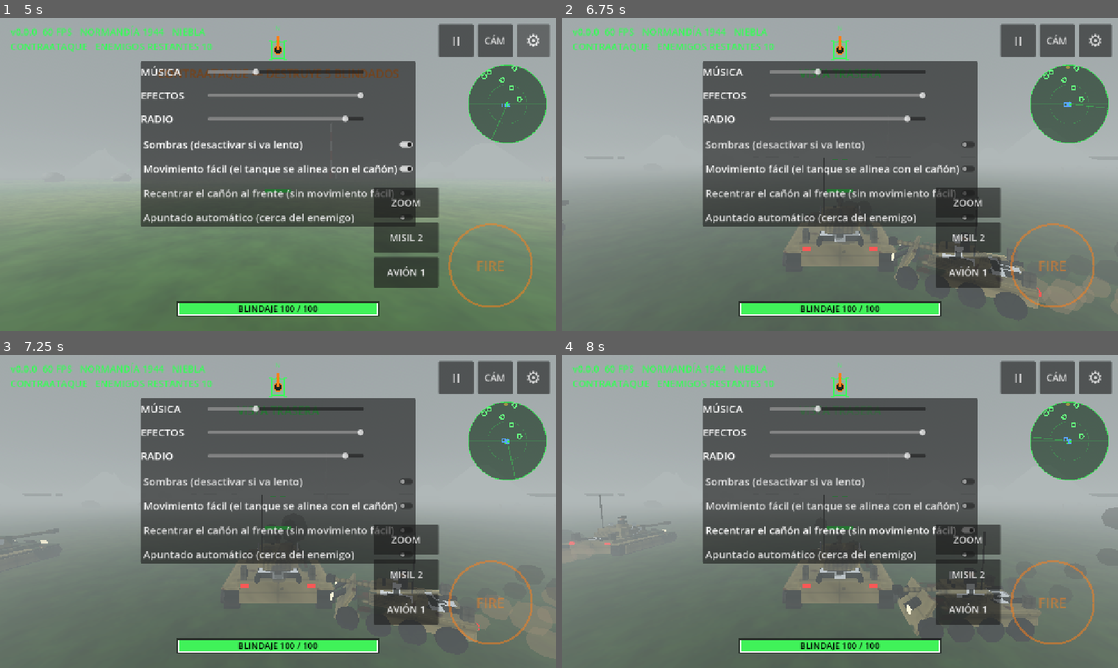
Above: before the commit, frames 1-4 (two rows, left to right).
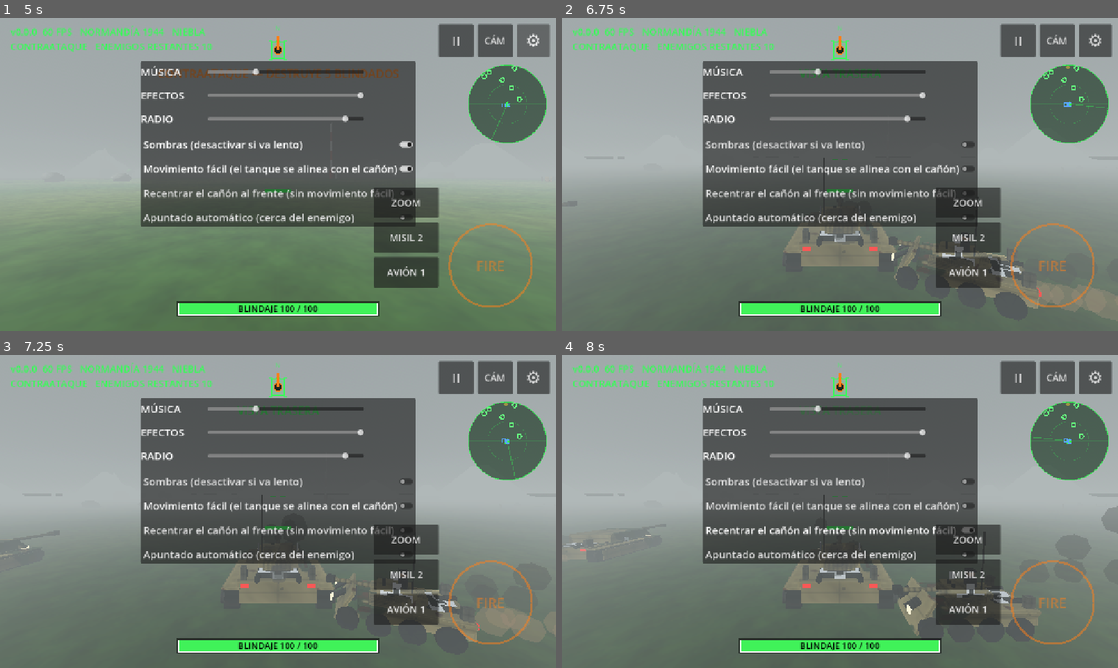
Above: after the commit, the same moments.

Repository: pabloprietorecio-afk/Tank-Ahead
Game: Godot game, scene res://levels/main_menu.tscn
Same seed, same stepped clock (60 frames per second), same inputs: the game is played once before the commit and once after it. Sound files missing from this copy of the repository are replaced by a short silence.
Inputs:
- Up to frame 1 (5 s): click "HISTORIA — campañas con misio…" at 0.5 s; click "ALEMANIA — Wehrmacht" at 1.25 s; click "NORMANDÍA 1944 · tu tanque: P…" at 2 s; click "1. CONTRAATAQUE · NORMANDÍA 1…" at 2.75 s; click "▶ COMENZAR" at 3.5 s; click "⚙" at 4.25 s
- Up to frame 2 (6.75 s): click "CÁM" at 5 s; click "Sombras (desactivar si va len…" at 5.75 s; click "Movimiento fácil (el tanque s…" at 6.5 s
- Up to frame 3 (7.25 s): no input
- Up to frame 4 (8 s): click "Recentrar el cañón al frente …" at 7.25 s

Frame 1 is identical in both runs. In frame 2, 0.2% of the frame differs, in the area x 0-98%, y 58-95%; in frame 3, 0.2%; in frame 4, 0.3%, in the area x 0-100%, y 26-77%.

Commit message:
Voces en español con Kokoro TTS: tripulación y órdenes por radio
- VoiceManager con prioridades, cola y tiempos de repetición; la música baja al hablar
- Bombardeo enemigo y apoyo aéreo anunciados por radio (se elimina la sirena)
- Avisos de radar, enemigo y objetivo destruidos, impactos, blindaje crítico, oleadas,
  misión cumplida/fracasada, banderas, premios, comandante y liberación

Co-Authored-By: Claude Opus 5.5 <noreply@anthropic.com>
Claude-Session: https://claude.ai/code/session_01Fzr3mX8kpwaJpVnrCyTFkb

Diff:
--- a/core/audio/sfx.gd
+++ b/core/audio/sfx.gd
@@ -9,7 +9,6 @@
 const BELL := preload("res://assets/audio/bell.ogg")
 const ENGINE_PLANE := preload("res://assets/audio/plane.ogg")
 const MISSILE := preload("res://assets/audio/missile.ogg")
-const ALARM := preload("res://assets/audio/alarm.ogg")
 const THUNDER := preload("res://assets/audio/thunder.wav")
 
 
--- /dev/null
+++ b/core/audio/voice_manager.gd
@@ -0,0 +1,131 @@
+class_name VoiceManager
+extends Node
+## Voces de la tripulación y de la radio (Kokoro TTS, pregeneradas).
+## API: say(evento, prioridad). Las críticas interrumpen; el resto hace cola.
+## Cada evento tiene un tiempo mínimo entre repeticiones para no saturar.
+## Desacoplado: el juego llama con get_tree().call_group("voice", "say", ...).
+
+enum Priority { LOW, NORMAL, HIGH, CRITICAL }
+
+## Evento → variantes de audio.
+const EVENTS: Dictionary = {
+	"raid": ["raid_1", "raid_2"],
+	"strike": ["strike_1", "strike_2"],
+	"strike_denied": ["strike_denied"],
+	"reinforcements": ["reinforcements"],
+	"mission_start": ["mission_start"],
+	"missile": ["missile"],
+	"radar": ["radar_1", "radar_2"],
+	"kill": ["kill_1", "kill_2", "kill_3"],
+	"objective": ["objective"],
+	"mission_win": ["mission_win"],
+	"mission_fail": ["mission_fail"],
+	"wave_start": ["wave_start"],
+	"wave_clear": ["wave_clear"],
+	"armor_low": ["armor_low"],
+	"hit": ["hit_1", "hit_2"],
+	"locked": ["locked"],
+	"pickup": ["pickup"],
+	"bonus": ["bonus"],
+	"flag_taken": ["flag_taken"],
+	"flag_lost": ["flag_lost"],
+	"flag_capture": ["flag_capture"],
+	"liberation": ["liberation"],
+	"cease_fire": ["cease_fire"],
+	"commander": ["commander"],
+}
+## Segundos mínimos entre dos veces el mismo evento.
+const COOLDOWNS: Dictionary = {
+	"kill": 3.0, "hit": 6.0, "radar": 25.0, "locked": 8.0, "pickup": 4.0, "bonus": 4.0,
+	"reinforcements": 40.0, "armor_low": 20.0, "cease_fire": 4.0, "objective": 2.0,
+}
+const MAX_QUEUE: int = 3
+const RADAR_RANGE: float = 200.0
+
+var player: Tank
+
+var _player: AudioStreamPlayer
+var _current_priority: int = -1
+var _queue: Array = []
+var _last_time: Dictionary = {}
+var _streams: Dictionary = {}
+var _radar_timer: float = 1.0
+var _had_contacts: bool = false
+var _armor_warned: bool = false
+
+
+func _ready() -> void:
+	add_to_group(&"voice")
+	process_mode = Node.PROCESS_MODE_ALWAYS
+	_player = AudioStreamPlayer.new()
+	_player.bus = AudioSetup.VOICE
+	_player.volume_db = 2.0
+	_player.finished.connect(_play_next)
+	add_child(_player)
+	for event in EVENTS:
+		for id in EVENTS[event]:
+			_streams[id] = load("res://assets/voice/%s.ogg" % id)
+	if player != null:
+		player.damaged.connect(_on_player_damaged)
+
+
+func say(event: String, priority: int = Priority.NORMAL) -> void:
+	if not EVENTS.has(event):
+		return
+	var now: float = Time.get_ticks_msec() / 1000.0
+	if now - _last_time.get(event, -999.0) < COOLDOWNS.get(event, 0.0):
+		return
+	_last_time[event] = now
+	var stream: AudioStream = _streams[EVENTS[event].pick_random()]
+	if not _player.playing:
+		_start(stream, priority)
+	elif priority == Priority.CRITICAL and _current_priority < Priority.CRITICAL:
+		_queue.clear()
+		_start(stream, priority)
+	elif priority > Priority.LOW and _queue.size() < MAX_QUEUE:
+		_queue.append([stream, priority])
+		_queue.sort_custom(func(a: Array, b: Array) -> bool: return a[1] > b[1])
+
+
+func _start(stream: AudioStream, priority: int) -> void:
+	_player.stream = stream
+	_current_priority = priority
+	_player.play()
+
+
+func _play_next() -> void:
+	_current_priority = -1
+	if not _queue.is_empty():
+		var next: Array = _queue.pop_front()
+		_start(next[0], next[1])
+
+
+func _process(delta: float) -> void:
+	if player == null or player.is_destroyed or get_tree().paused:
+		return
+	_radar_timer -= delta
+	if _radar_timer > 0.0:
+		return
+	_radar_timer = 1.0
+	# "Tanques en el radar" cuando aparecen enemigos tras un rato sin ninguno.
+	var contacts: bool = false
+	for node in get_tree().get_nodes_in_group(&"tanks"):
+		var tank := node as Tank
+		if tank != null and not tank.is_destroyed and player.is_hostile_to(tank) and tank.global_position.distance_to(player.global_position) <= RADAR_RANGE:
+			contacts = true
+			break
+	if contacts and not _had_contacts:
+		say("radar", Priority.NORMAL)
+	_had_contacts = contacts
+	if player.health.fraction() > 0.5:
+		_armor_warned = false
+
+
+func _on_player_damaged(_amount: float, _source: Node) -> void:
+	if player.health.is_dead:
+		return
+	if player.health.fraction() < 0.3 and not _armor_warned:
+		_armor_warned = true
+		say("armor_low", Priority.HIGH)
+	else:
+		say("hit", Priority.LOW)
--- a/entities/pickups/pickup.gd
+++ b/entities/pickups/pickup.gd
@@ -111,6 +111,7 @@
 			player.add_buff(kind, BUFF_TIME)
 	get_tree().call_group(&"game_mode", &"announce", "PREMIO: %s" % KINDS[kind]["name"], false)
 	Sfx.play_2d(self, Sfx.PICKUP, 0.0)
+	get_tree().call_group(&"voice", &"say", "pickup", VoiceManager.Priority.LOW)
 	queue_free()
 
 
--- a/entities/player/player_input_source.gd
+++ b/entities/player/player_input_source.gd
@@ -100,6 +100,8 @@
 		if angle < best_angle:
 			best_angle = angle
 			best = enemy
+	if best != null:
+		get_tree().call_group(&"voice", &"say", "locked", VoiceManager.Priority.LOW)
 	tank.aim_lock = best
 
 
--- a/entities/props/destructible.gd
+++ b/entities/props/destructible.gd
@@ -64,6 +64,7 @@
 	var by_player: bool = _last_source is Tank and (_last_source as Tank).is_player
 	if prize_points > 0 and by_player:
 		get_tree().call_group(&"game_mode", &"add_score", prize_points)
+		get_tree().call_group(&"voice", &"say", "bonus", VoiceManager.Priority.NORMAL)
 		get_tree().call_group(&"game_mode", &"announce", "%s DESTRUIDO  +%d" % [prize_name, prize_points], false)
 		# Además suelta un premio en el sitio.
 		get_tree().call_group(&"pickup_spawner", &"spawn", Pickup.random_kind(), Vector2(global_position.x, global_position.z) + Vector2(4.0, 4.0))
--- a/levels/arena.gd
+++ b/levels/arena.gd
@@ -44,6 +44,10 @@
 	spawner.is_free_point = _mode.is_free_point
 	add_child(spawner)
 	_build_ui()
+	var voice := VoiceManager.new()
+	voice.name = "VoiceManager"
+	voice.player = _player
+	add_child(voice)
 	var music := AudioSetup.music_player("res://assets/music/battle_theme.ogg")
 	music.volume_db = -6.0
 	add_child(music)
--- a/levels/modes/ctf_mode.gd
+++ b/levels/modes/ctf_mode.gd
@@ -138,8 +138,10 @@
 func _announce_pickup(flag: Flag, tank: Tank) -> void:
 	if tank == player:
 		message.emit("¡TIENES LA BANDERA ENEMIGA! VUELVE A TU BASE", true)
+		get_tree().call_group(&"voice", &"say", "flag_taken", VoiceManager.Priority.HIGH)
 	elif flag.team == PLAYER_TEAM:
 		message.emit("¡EL ENEMIGO TIENE NUESTRA BANDERA!", true)
+		get_tree().call_group(&"voice", &"say", "flag_lost", VoiceManager.Priority.HIGH)
 	else:
 		message.emit("UN ALIADO TIENE LA BANDERA ENEMIGA: ESCÓLTALO", false)
 
@@ -156,6 +158,8 @@
 	if carrier == player:
 		score += 1000
 	var ours: bool = carrier.team == PLAYER_TEAM
+	if ours:
+		get_tree().call_group(&"voice", &"say", "flag_capture", VoiceManager.Priority.HIGH)
 	message.emit("¡CAPTURA %s!  %d — %d" % ["ALIADA" if ours else "ENEMIGA", captures[PLAYER_TEAM], captures[ENEMY_TEAM]], true)
 	if captures[carrier.team] >= CAPTURES_TO_WIN:
 		if ours:
--- a/levels/modes/game_mode.gd
+++ b/levels/modes/game_mode.gd
@@ -79,7 +79,7 @@
 	if player == null or player.is_destroyed:
 		return
 	AirStrike.launch(world, player.global_position, true)
-	Sfx.play_2d(player, Sfx.ALARM, -2.0)
+	get_tree().call_group(&"voice", &"say", "raid", VoiceManager.Priority.CRITICAL)
 	message.emit("¡BOMBARDEO ENEMIGO! SAL DE LA ZONA ROJA", true)
 
 
@@ -89,6 +89,7 @@
 		return false
 	missiles -= 1
 	Missile.fire(player, player.aim_lock)
+	get_tree().call_group(&"voice", &"say", "missile", VoiceManager.Priority.NORMAL)
 	message.emit("MISIL LANZADO — QUEDAN %d" % missiles, false)
 	return true
 
@@ -109,9 +110,11 @@
 		point = hit["position"] if not hit.is_empty() else from - player.muzzle.global_transform.basis.z * 150.0
 	if Vector2(point.x - player.global_position.x, point.z - player.global_position.z).length() < 30.0:
 		message.emit("DEMASIADO CERCA PARA BOMBARDEAR: APUNTA MÁS LEJOS", true)
+		get_tree().call_group(&"voice", &"say", "strike_denied", VoiceManager.Priority.HIGH)
 		return false
 	strikes -= 1
 	AirStrike.launch(world, point, false, player)
+	get_tree().call_group(&"voice", &"say", "strike", VoiceManager.Priority.HIGH)
 	message.emit("BOMBARDEO ALIADO EN CAMINO", false)
 	return true
 
@@ -168,10 +171,13 @@
 	if is_over:
 		return
 	is_over = true
+	get_tree().call_group(&"voice", &"say", "mission_win" if victory else "mission_fail", VoiceManager.Priority.CRITICAL)
 	ended.emit(victory, title, detail)
 
 
 func _on_tank_destroyed(tank: Tank, killer: Node) -> void:
+	if tank.team != PLAYER_TEAM and killer is Tank and (killer as Tank).team == PLAYER_TEAM:
+		get_tree().call_group(&"voice", &"say", "kill", VoiceManager.Priority.NORMAL)
 	if killer == player and tank.team != PLAYER_TEAM:
 		score += tank.stats.score_value
 		message.emit("%s DESTRUIDO  +%d" % [tank.stats.display_name, tank.stats.score_value], false)
--- a/levels/modes/story_mode.gd
+++ b/levels/modes/story_mode.gd
@@ -65,6 +65,7 @@
 func start(player_tank: Tank, world_root: Node3D) -> void:
 	super.start(player_tank, world_root)
 	message.emit("%s — %s" % [mission["title"], _objective_line()], true)
+	get_tree().call_group(&"voice", &"say", "mission_start", VoiceManager.Priority.HIGH)
 	for i in mission.get("allies", 0):
 		var stats: TankStats = roster(PLAYER_TEAM).filter(func(s: TankStats) -> bool: return s.tier <= 2).pick_random()
 		var spawn: Vector3 = player_spawn().origin
@@ -189,6 +190,7 @@
 	player.health.apply_damage(PENALTY_ARMOR, null)
 	score = maxi(score - PENALTY_POINTS, 0)
 	message.emit("¡ALTO EL FUEGO! HAY PRISIONEROS EN LOS BARRACONES  −%d" % PENALTY_POINTS, true)
+	get_tree().call_group(&"voice", &"say", "cease_fire", VoiceManager.Priority.CRITICAL)
 
 
 func _process(delta: float) -> void:
@@ -211,6 +213,7 @@
 				_reinforce_timer = 25.0
 				# Los refuerzos salen a por el jugador desde lejos.
 				var origin := Vector2(player.global_position.x, player.global_position.z)
+				get_tree().call_group(&"voice", &"say", "reinforcements", VoiceManager.Priority.NORMAL)
 				_spawn_enemy(free_point_near(origin, 90.0, 150.0))
 				_spawn_enemy(free_point_near(origin, 90.0, 150.0))
 		"defend":
@@ -261,6 +264,8 @@
 	remaining -= 1
 	score += 300
 	message.emit("%s DESTRUIDO — QUEDAN %d" % [prop.objective_name, remaining], true)
+	if remaining > 0:
+		get_tree().call_group(&"voice", &"say", "objective", VoiceManager.Priority.HIGH)
 	if remaining <= 0:
 		_win("LAS ALAMBRADAS HAN CAÍDO. LOS PRISIONEROS SON LIBRES" if kind == "liberate" else "OBJETIVOS CUMPLIDOS")
 
@@ -272,6 +277,7 @@
 	alive -= 1
 	if tank == _commander:
 		_commander.remove_from_group(&"radar_marks")
+		get_tree().call_group(&"voice", &"say", "commander", VoiceManager.Priority.HIGH)
 		_win("COMANDANTE ABATIDO")
 	elif kind == "assault":
 		remaining -= 1
@@ -280,6 +286,8 @@
 
 
 func _win(detail: String) -> void:
+	if kind == "liberate":
+		get_tree().call_group(&"voice", &"say", "liberation", VoiceManager.Priority.CRITICAL)
 	finish(true, "¡MISIÓN CUMPLIDA!", "%s — %s" % [mission["title"], detail])
 	GameSession.mark_mission_completed(GameSession.mission_index)
 
--- a/levels/modes/survival_mode.gd
+++ b/levels/modes/survival_mode.gd
@@ -109,6 +109,7 @@
 	_intro_timer = 3.0
 	_wave_active = true
 	message.emit("OLEADA %d — %d ENEMIGOS" % [wave, _pending.size()], true)
+	get_tree().call_group(&"voice", &"say", "wave_start", VoiceManager.Priority.HIGH)
 
 
 func _end_wave() -> void:
@@ -118,6 +119,7 @@
 	player.health.heal(REPAIR_PER_WAVE)
 	GameSession.record_wave(wave)
 	message.emit("OLEADA %d SUPERADA  +%d  BLINDAJE REPARADO" % [wave, WAVE_BONUS], false)
+	get_tree().call_group(&"voice", &"say", "wave_clear", VoiceManager.Priority.HIGH)
 	# Cada 4 oleadas se repone el arsenal especial.
 	if wave % 4 == 0:
 		missiles = 2
Not shown, removed: assets/audio/alarm.ogg.import
Not shown, added: assets/voice/armor_low.ogg.import
Not shown, added: assets/voice/bonus.ogg.import
Not shown, added: assets/voice/cease_fire.ogg.import
Not shown, added: assets/voice/commander.ogg.import
Not shown, added: assets/voice/flag_capture.ogg.import
Not shown, added: assets/voice/flag_lost.ogg.import
Not shown, added: assets/voice/flag_taken.ogg.import
Not shown, added: assets/voice/hit_1.ogg.import
Not shown, added: assets/voice/hit_2.ogg.import
Not shown, added: assets/voice/kill_1.ogg.import
Not shown, added: assets/voice/kill_2.ogg.import
(and 52 more such lines)
